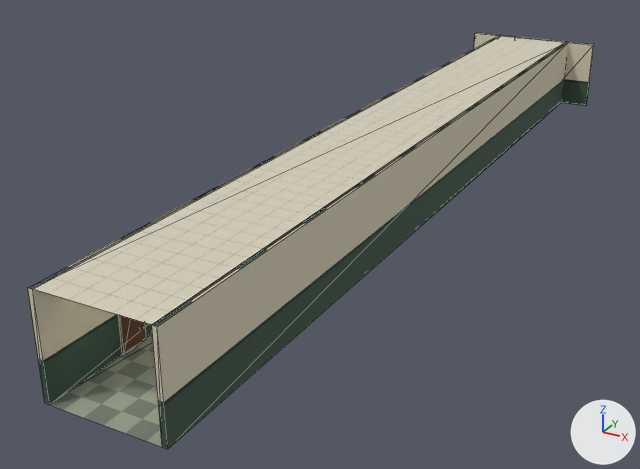
One commit to the glTF model src/models/corridor.glb: the scene before it, then after it.
The view is the same before and after, from a camera (50 mm lens) standing at (12.1, -12.1, 11.8) and looking at (-2.0, 13.7, -1.0). Every picture has the same lights, and +X, +Y and +Z are marked at lower right. The picture after the commit comes second. Mesh edges are drawn as thin lines. Vertices at exactly the same position are counted once.

Names of what the first picture shows: 'ceiling', 'doors', 'floor', 'walls'.
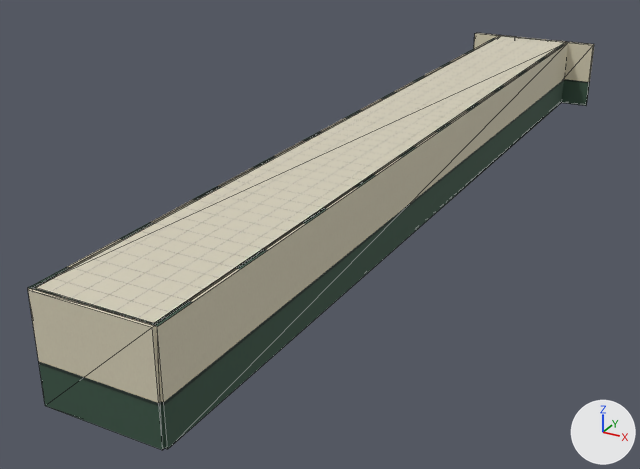
The change, as JSON lines over the scene's bpy script:
```json
{"block": "me_walls", "where": "# used by ob_walls; location = (0.0, 0.0, 0.0)"}
{"op": "remove", "block": "me_walls", "code": "me_walls.from_pydata(...)  # 36 vertices, 60 faces; spans x -3.0..3.0, y 0.0..32.1, z 0.0..3.0"}
{"op": "add", "block": "me_walls", "code": "me_walls.from_pydata(...)  # 44 vertices, 72 faces; spans x -3.0..3.0, y -0.1..32.1, z 0.0..3.0"}
{"block": "me_walls", "change": "me_walls part 1: a new loose piece, a box spanning x -1.7..1.7, y -0.08..0.08, z 0.0..3.0, in mat_wainscot (picture img_t_wainscot)"}
```

Location of each change, [x1, y1, x2, y2] in pixels of the pictures (640 x 469 px):
```json
{"object": "walls", "change": "reshaped", "before": [28, 33, 594, 449], "after": [28, 33, 594, 450]}
{"part": 1, "of": "me_walls", "change": "added", "after": [28, 287, 165, 450]}
{"object": "floor", "change": "unchanged, covered by the edit", "before": [50, 334, 162, 447]}
```
